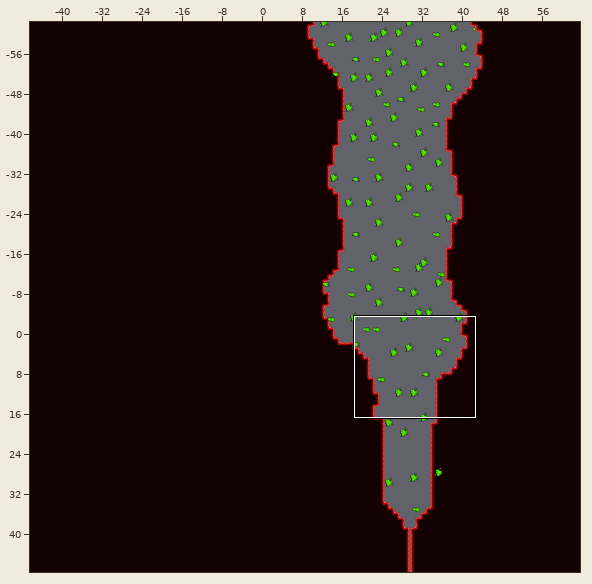
Tiled map (JSON): src/assets/maps/sperm.json. The first picture is a wide view before the edit; the outline marks the close-up.
Close-up. First the earlier version:
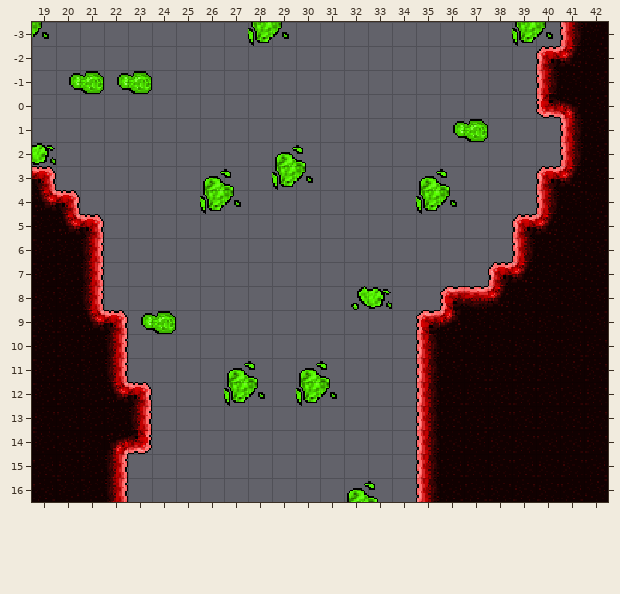
Cells are 16x16 px. Shown: x 19..42, y -3..16. The commit also changed other parts of the map, which this record leaves out.
Now the later version:
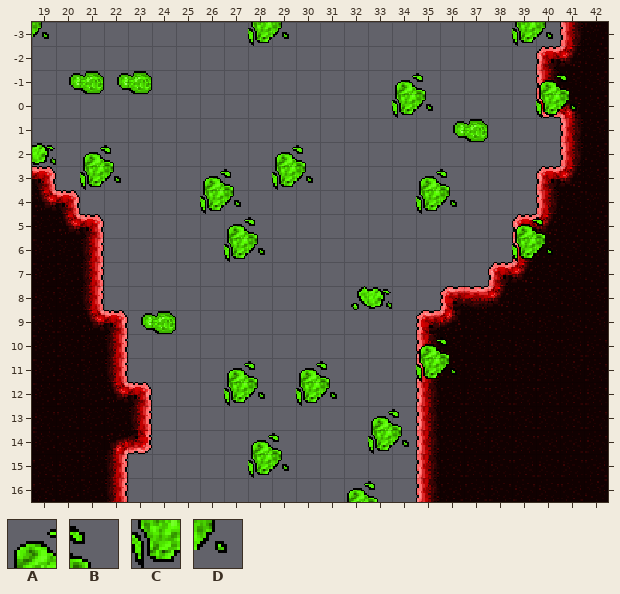
Key: from "organ": A 8, B 9, C 12, D 13.
_ is an empty cell, . an unchanged one.
Diff:
--- layer "acid"
@@ x 34..41 @@
--1 __....__
- 0 __....__
+-1 AB....AB
+ 0 CD....CD
@@ x 21..22 @@
- 2 __
- 3 __
+ 2 AB
+ 3 CD
@@ x 27..40 @@
- 5 __..........__
- 6 __..........__
+ 5 AB..........AB
+ 6 CD..........CD
@@ x 35..36 @@
-10 __
-11 __
+10 AB
+11 CD
@@ x 28..34 @@
-13 .....__
-14 __...__
-15 __.....
+13 .....AB
+14 AB...CD
+15 CD.....
Where, in picture pixels (left, top, right, bottom), the same in both close-ups:
added: (392, 73, 433, 118)
added: (536, 73, 577, 118)
added: (80, 145, 121, 190)
added: (224, 217, 265, 262)
added: (512, 217, 553, 262)
added: (416, 337, 457, 382)
added: (368, 409, 409, 454)
added: (248, 433, 289, 478)
